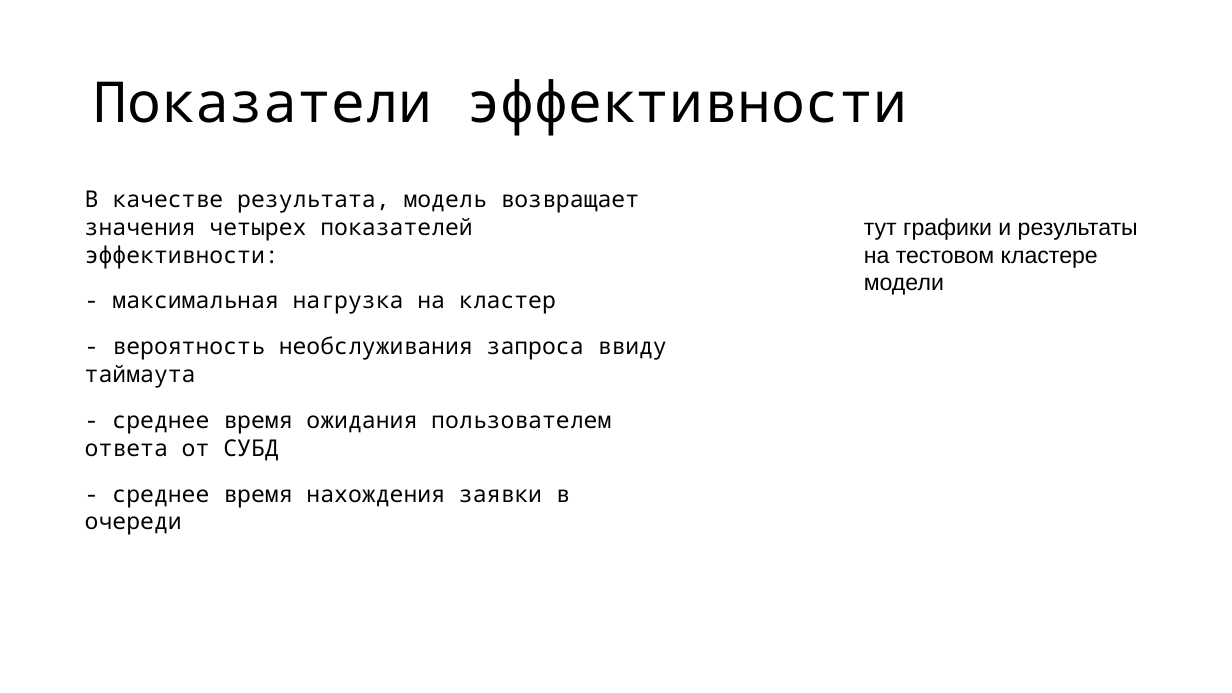
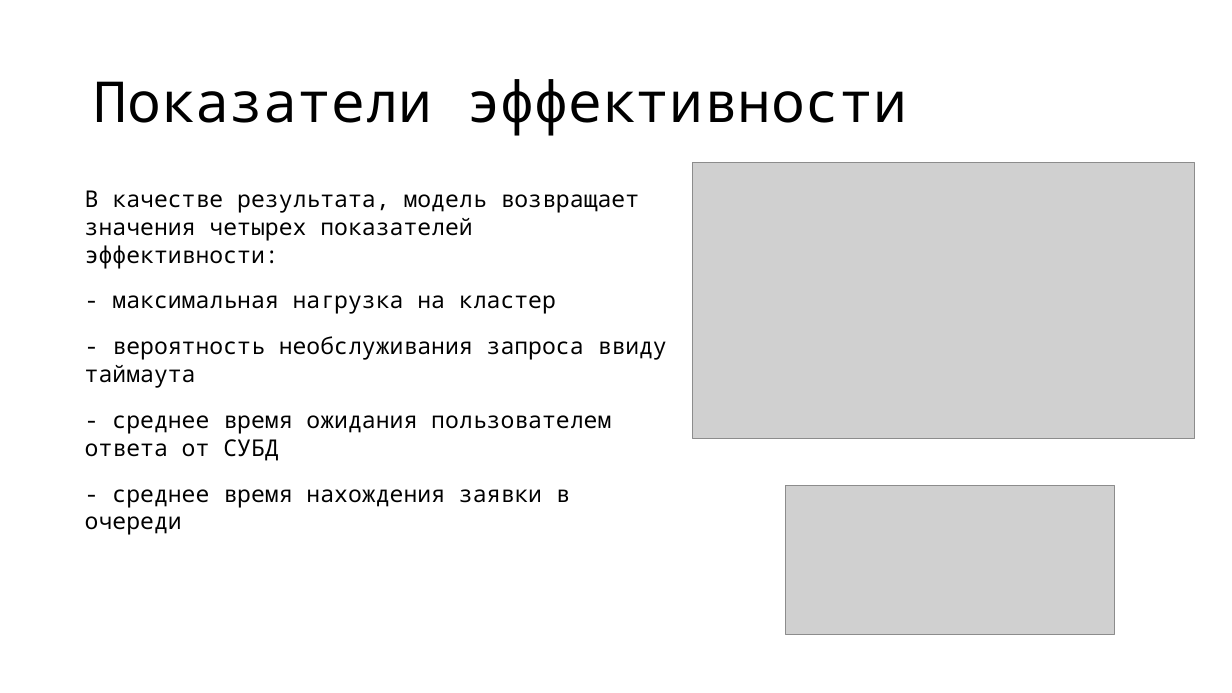
Before and after one commit to vitosotdihaet/pind, a slide deck: slide 11 of presentation.odp (slide 10 before the commit). Drawn at 1232x693 pixels with LibreOffice and Linux fonts; fonts in the diff are those of the drawing; grey boxes stand for pictures. Boxes give left, top, right and bottom in pixels: in the first picture for what was removed or moved away, otherwise in the second. Text is boxed around its words. In the diff, an @@ line names an element or a change of style, - is before the commit and + after.

```diff
--- a/presentation.odp
+++ b/presentation.odp
@@ picture added at (x1=693, y1=163, x2=1195, y2=439) @@
@@ text removed at (x1=864, y1=218, x2=1138, y2=295) @@
-тут графики и результаты на тестовом кластере модели
@@ picture added at (x1=786, y1=485, x2=1115, y2=634) @@
```
Also in this commit, not shown: 6 other slides changed, 6 slides added, 1 slide removed, 2 other files.
